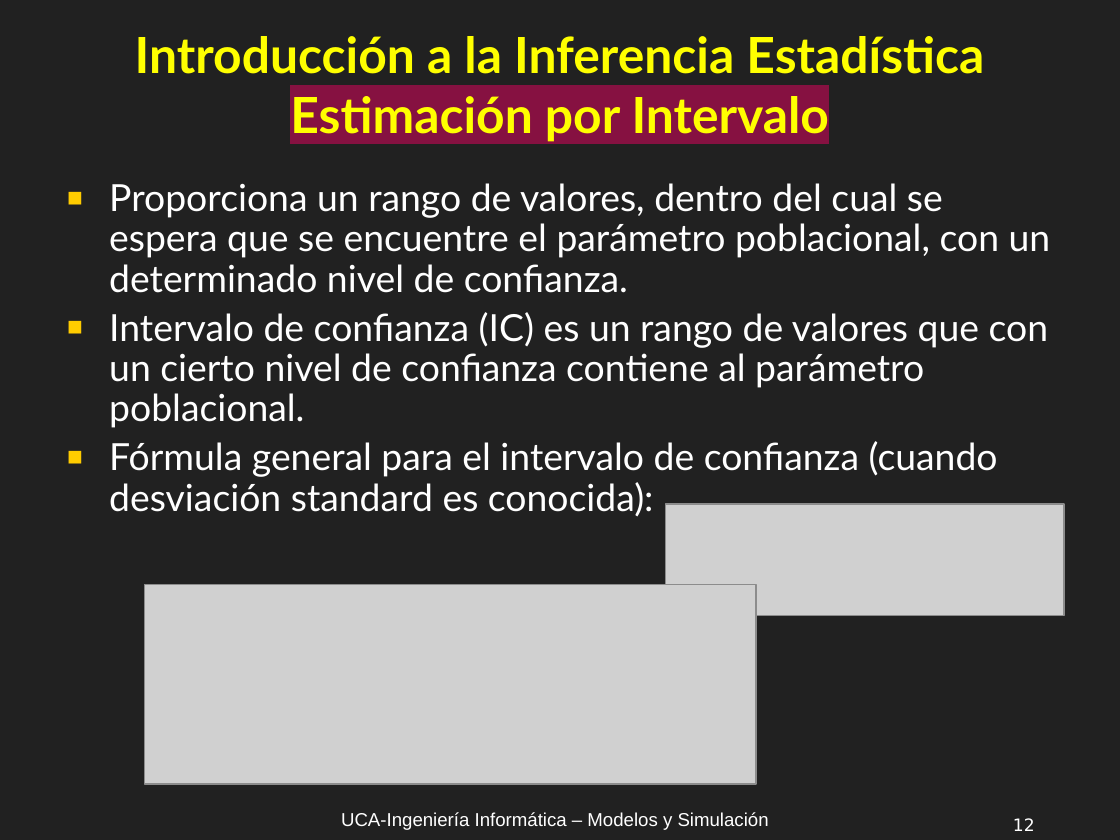
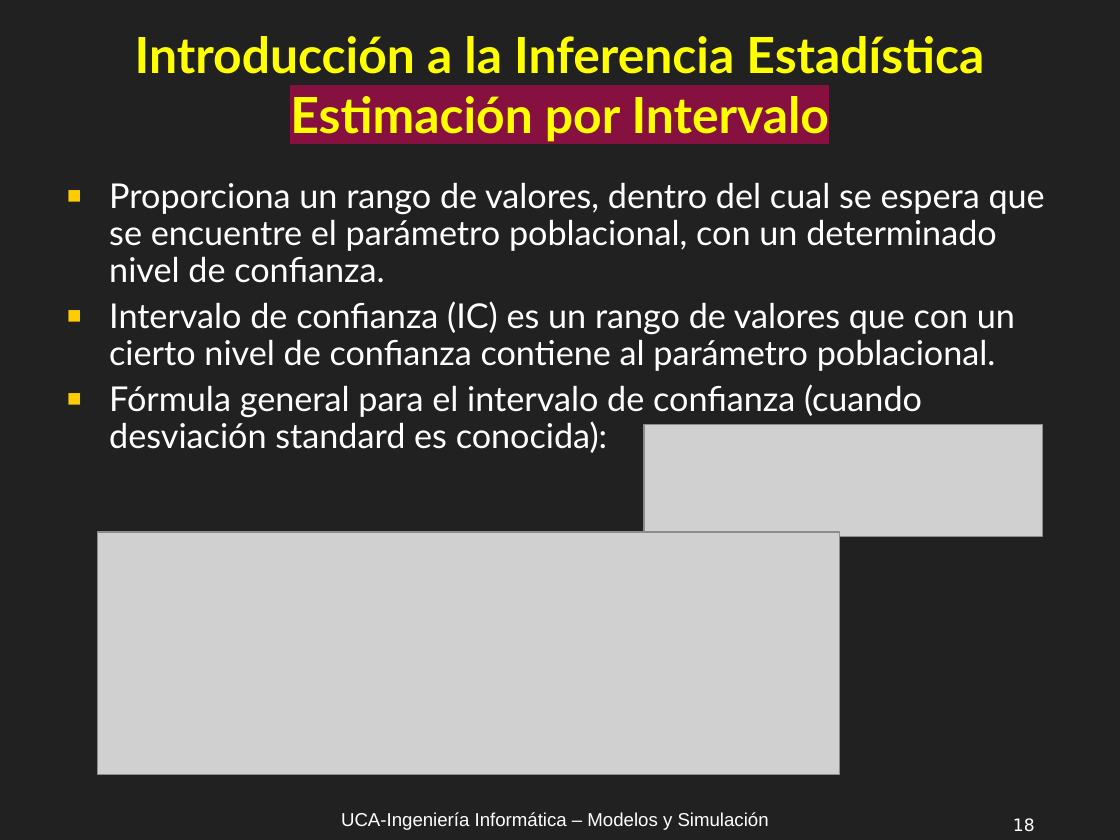
Before and after one commit to UCA-Facultad-de-Ingenieria-Clases-2025/MyS, a slide deck: slide 18 of Clases/MyS_C1A_Introducción_Inferencia_Estadística_R1.odp (slide 12 before the commit). Drawn at 1120x840 pixels with LibreOffice and Linux fonts; fonts in the diff are those of the drawing; grey boxes stand for pictures. Boxes give left, top, right and bottom in pixels: in the first picture for what was removed or moved away, otherwise in the second. Text is boxed around its words. In the diff, an @@ line names an element or a change of style, - is before the commit and + after.

```diff
--- a/Clases/MyS_C1A_Introducción_Inferencia_Estadística_R1.odp
+++ b/Clases/MyS_C1A_Introducción_Inferencia_Estadística_R1.odp
@@ text "Proporciona un rango de valores, ..." at (109,182,1045,453): size 24 to 22 pt @@
@@ picture: place and size @@
-picture at (666,504,1064,616)
+picture at (644,424,1042,536)
@@ picture: place and size @@
-picture at (144,585,756,784)
+picture at (97,532,840,774)
@@ page number at (1013,818,1035,832): text changed @@
-12
+18
```
Also in this commit, not shown: 5 other slides changed, 22 slides added, 1 other file.
